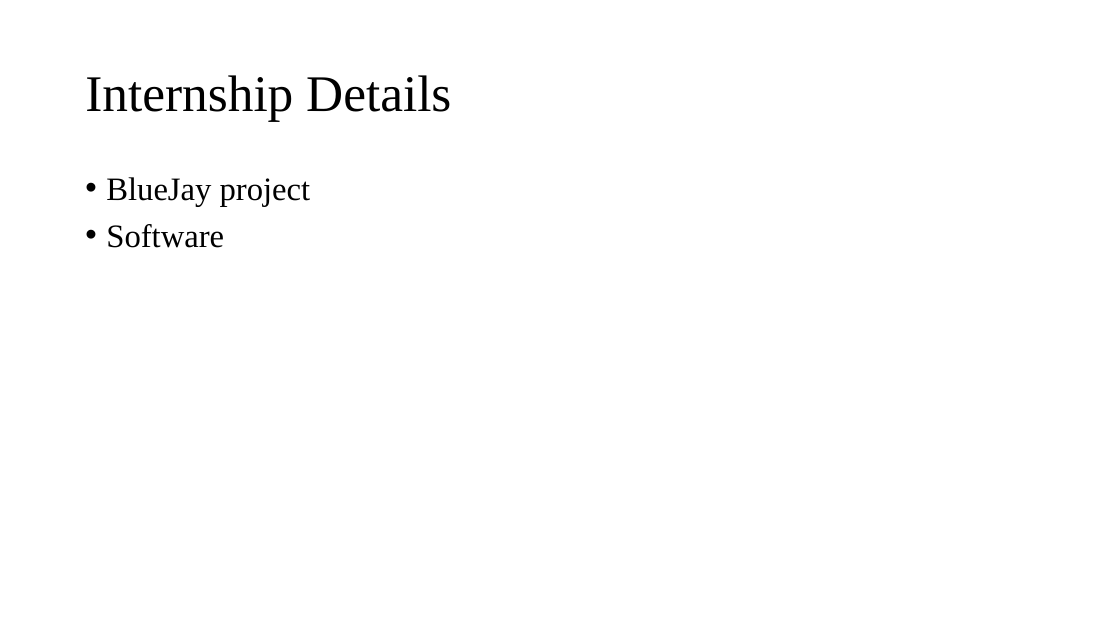
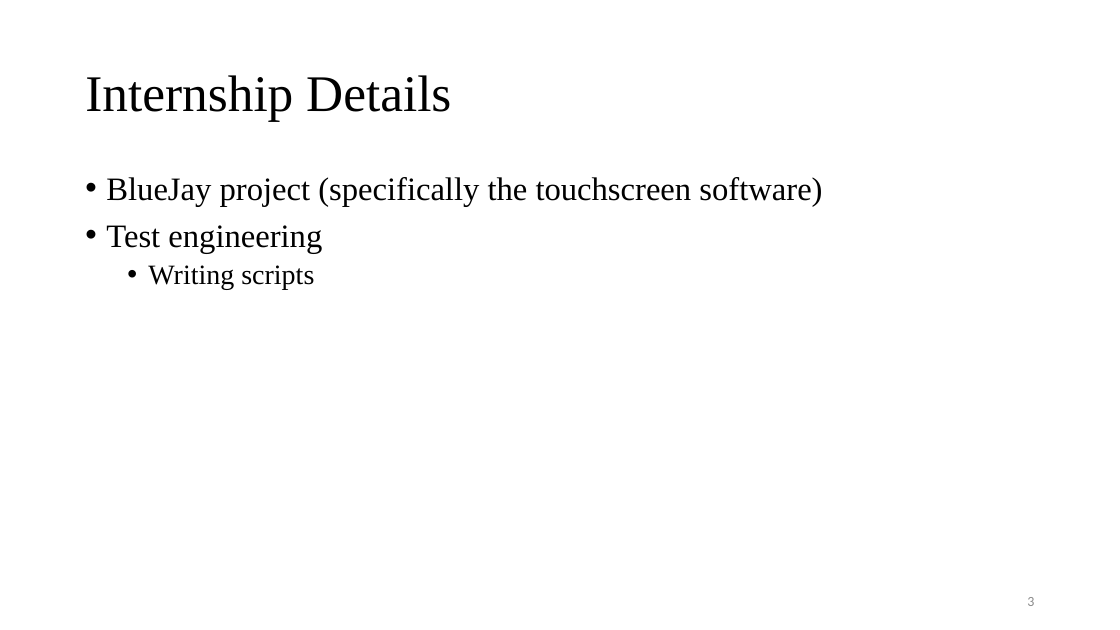
Before and after one commit to rclim-11/agilent, a slide deck: slide 3 of Internship Summary Presentation.pptx (slide 4 before the commit). Drawn at 1120x630 pixels with LibreOffice and Linux fonts; fonts in the diff are those of the drawing. Boxes give left, top, right and bottom in pixels: in the first picture for what was removed or moved away, otherwise in the second. Text is boxed around its words. In the diff, an @@ line names an element or a change of style, - is before the commit and + after.

```diff
--- a/Internship Summary Presentation.pptx
+++ b/Internship Summary Presentation.pptx
@@ text at (106, 177, 822, 289): text changed @@
-• BlueJay project
-• Software
+• BlueJay project (specifically the touchscreen software)
+• Test engineering
+  • Writing scripts
@@ page number added at (1027, 597, 1034, 606), 12 pt, text #8C8C8C @@
+3
```
Also in this commit, not shown: 6 other slides changed, 1 slide removed.
